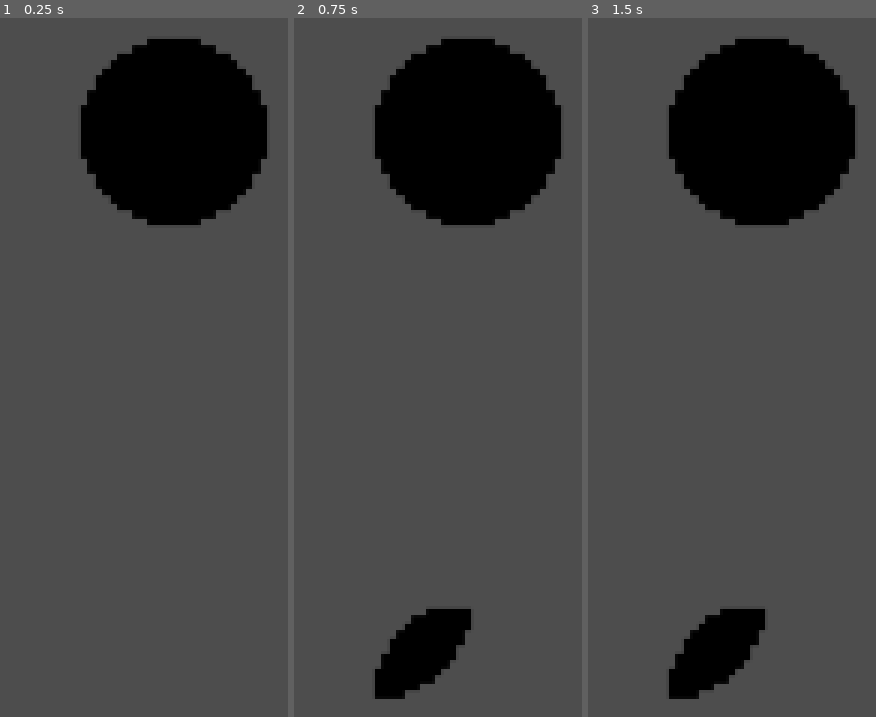
Above: before the commit, frames 1-3 (left to right).
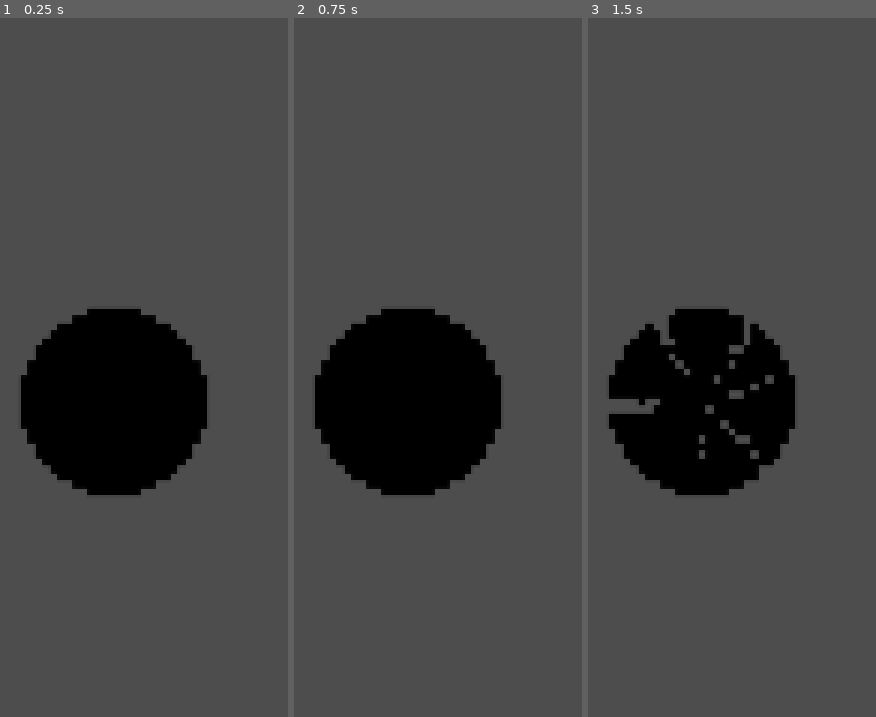
Above: after the commit, the same moments.

Repository: ima-cow/Space-asteroid-miner
Game: Godot game, scene res://scenes/game.tscn
Two runs of this game, one before a commit and one after it. Both use one fixed random seed, a clock stepped at 60 frames per second and the inputs below.
Inputs (mouse positions are in pixels of both pictures, inside the frame that each line leads up to):
- Up to frame 1 (0.25 s): no input
- Up to frame 2 (0.75 s): tap Enter at 0.5 s; move the mouse to (466, 129) at 0.52 s; press the mouse at (466, 129) at 0.53 s
- Up to frame 3 (1.5 s): tap Space at 1.25 s; move the mouse to (671, 395) at 1.27 s; release the mouse at (671, 395) at 1.28 s; click (671, 395) at 1.35 s

The runs differ from the first frame. In frame 1, 27% of the frame differs, in the area x 7-93%, y 3-69%; in frame 2, 30%, in the area x 7-93%, y 3-98%; in frame 3, 29%.

Commit message:
finnaly got collisoin working

Diff:
--- a/project.godot
+++ b/project.godot
@@ -31,6 +31,10 @@
 ]
 }
 
+[physics]
+
+2d/default_gravity=0.0
+
 [rendering]
 
 textures/canvas_textures/default_texture_filter=0
--- a/scenes/game.tscn
+++ b/scenes/game.tscn
@@ -7,16 +7,17 @@
 
 [node name="Game" type="Node"]
 
-[node name="Asteroid" type="RigidBody2D" parent="."]
-position = Vector2(108, 64)
-input_pickable = true
-gravity_scale = 0.0
+[node name="Asteroid" type="Node2D" parent="."]
+position = Vector2(100, 100)
 script = ExtResource("1_uwrxv")
 
-[node name="CollisionShape2D" type="CollisionShape2D" parent="Asteroid"]
+[node name="RigidBody" type="RigidBody2D" parent="Asteroid"]
+input_pickable = true
+
+[node name="CollisionShape2D" type="CollisionShape2D" parent="Asteroid/RigidBody"]
 shape = SubResource("CircleShape2D_lnu2h")
 
-[node name="Sprite2D" type="Sprite2D" parent="Asteroid"]
+[node name="Sprite2D" type="Sprite2D" parent="Asteroid/RigidBody"]
 texture = ExtResource("2_yqjtg")
 
-[connection signal="input_event" from="Asteroid" to="Asteroid" method="_on_input_event"]
+[connection signal="input_event" from="Asteroid/RigidBody" to="Asteroid" method="_on_rigid_body_input_event"]
--- a/scripts/asteroid.gd
+++ b/scripts/asteroid.gd
@@ -1,33 +1,81 @@
-extends RigidBody2D
+extends Node2D
 
-@onready var original_sprite := $Sprite2D
+@onready var original_sprite := $RigidBody/Sprite2D
 @onready var original_image:Image = original_sprite.texture.get_image()
 
-const SMASH_ANGLE_DEVIATION_START := 14
+const SMASH_ANGLE_DEVIATION_START := 24
 const SMASH_ANGLE_DEVIATION_RATE := -2
 
 func smash(num_pieces: int):
 	var prev_angle := 0.0
+
 	for i in num_pieces:
-		var sprite := Sprite2D.new()
-		var image := Image.create_empty(original_image.get_width(), original_image.get_height(), original_image.has_mipmaps(), original_image.get_format())
-		var cur_angle := 0.0
-		if i == num_pieces:
-			cur_angle = 360
+		var asteroid_chunk := RigidBody2D.new()
+
+		var cur_angle:float
+		if i == num_pieces-1:
+			cur_angle = 360.0
 		else:
-			cur_angle = prev_angle + randfn(360/float(num_pieces), SMASH_ANGLE_DEVIATION_START+(SMASH_ANGLE_DEVIATION_RATE*num_pieces))
-		for x in original_image.get_width():
-			for y in original_image.get_height():
-				var angle_of_pixel := atan2(y, x)
-				if original_sprite.is_pixel_opaque(Vector2(x, y)) and angle_of_pixel > prev_angle and angle_of_pixel <= cur_angle:
+			cur_angle = prev_angle + randfn(360.0/num_pieces, SMASH_ANGLE_DEVIATION_START+SMASH_ANGLE_DEVIATION_RATE*num_pieces)
+
+		var sprite := generate_chunk_sprite(prev_angle, cur_angle)
+		asteroid_chunk.add_child(sprite)
+
+		var collider := generate_chunk_collider(prev_angle, cur_angle)
+		asteroid_chunk.add_child(collider)
+
+		add_child(asteroid_chunk)
+
+		prev_angle = cur_angle
+	$RigidBody.queue_free()
+
+func generate_chunk_sprite(prev_angle: float, cur_angle:float) -> Sprite2D:
+	prev_angle -= 180
+	cur_angle -= 180
+	var sprite := Sprite2D.new()
+	var image := Image.create_empty(original_image.get_width(), original_image.get_height(), original_image.has_mipmaps(), original_image.get_format())
+
+	for x in original_image.get_width():
+		for y in original_image.get_height():
+			var cords_in_original := Vector2(x-(original_image.get_width()/2.0), y-(original_image.get_width()/2.0))
+			var angle_of_pixel := rad_to_deg(atan2(cords_in_original.y, cords_in_original.x))
+			if angle_of_pixel >= prev_angle and angle_of_pixel < cur_angle and original_sprite.is_pixel_opaque(cords_in_original):
+				if !((abs(angle_of_pixel-prev_angle) < 5 or abs(angle_of_pixel-cur_angle) < 5) and randf() > (sqrt(pow(x, 2)+pow(y, 2)))/(sqrt(pow(original_image.get_width(), 2)+pow(original_image.get_height(), 2)))):
 					image.set_pixel(x, y, original_image.get_pixel(x, y))
-		prev_angle += cur_angle
-		sprite.texture = ImageTexture.create_from_image(image)
-		sprite.global_position = Vector2(20*i, 75)
-		add_child(sprite)
 
+	sprite.texture = ImageTexture.create_from_image(image)
+	return sprite
 
-func _on_input_event(_viewport: Node, event: InputEvent, _shape_idx: int) -> void:
+func generate_chunk_collider(prev_angle: float, cur_angle:float) -> CollisionPolygon2D:
+	var collider := CollisionPolygon2D.new()
+	var polygon: PackedVector2Array
+	var radius := sqrt(pow(original_image.get_width()/2.8, 2)+pow(original_image.get_height()/2.8, 2))
+
+	polygon.append(Vector2(-radius*cos(deg_to_rad(prev_angle)), -radius*sin(deg_to_rad(prev_angle))))
+	polygon.append(Vector2(-radius*cos(deg_to_rad(cur_angle)), -radius*sin(deg_to_rad(cur_angle))))
+	polygon.append(Vector2(0, 0))
+
+	collider.set_polygon(polygon)
+
+	return collider
+
+func test():
+	var sprite := Sprite2D.new()
+	var image := Image.create_empty(original_image.get_width(), original_image.get_height(), original_image.has_mipmaps(), original_image.get_format())
+	for x in original_image.get_width():
+		for y in original_image.get_height():
+			var angle_of_pixel := rad_to_deg(atan2(y-(original_image.get_width()/2.0), x-(original_image.get_height()/2.0)))
+			#print("x ",x," y ", y, " angle ",angle_of_pixel)
+			if angle_of_pixel >= -180 and angle_of_pixel < 0 and original_sprite.is_pixel_opaque(Vector2(x-(original_image.get_width()/2.0), y-(original_image.get_height()/2.0))):
+				image.set_pixel(x, y, Color.RED)
+			else:
+				image.set_pixel(x, y, original_image.get_pixel(x, y))
+			print("x ",x," y ", y, " ", 1-(sqrt(pow(x, 2)+pow(y, 2)))/(sqrt(pow(original_image.get_width(), 2)+pow(original_image.get_height(), 2))))
+	sprite.texture = ImageTexture.create_from_image(image)
+	sprite.global_position = Vector2(20, 20)
+	add_child(sprite)
+
+func _on_rigid_body_input_event(_viewport: Node, event: InputEvent, _shape_idx: int) -> void:
 	if event.is_action_pressed("left_click"):
-		print(3)
-		smash(3)
+		smash(6)
+		#test()
